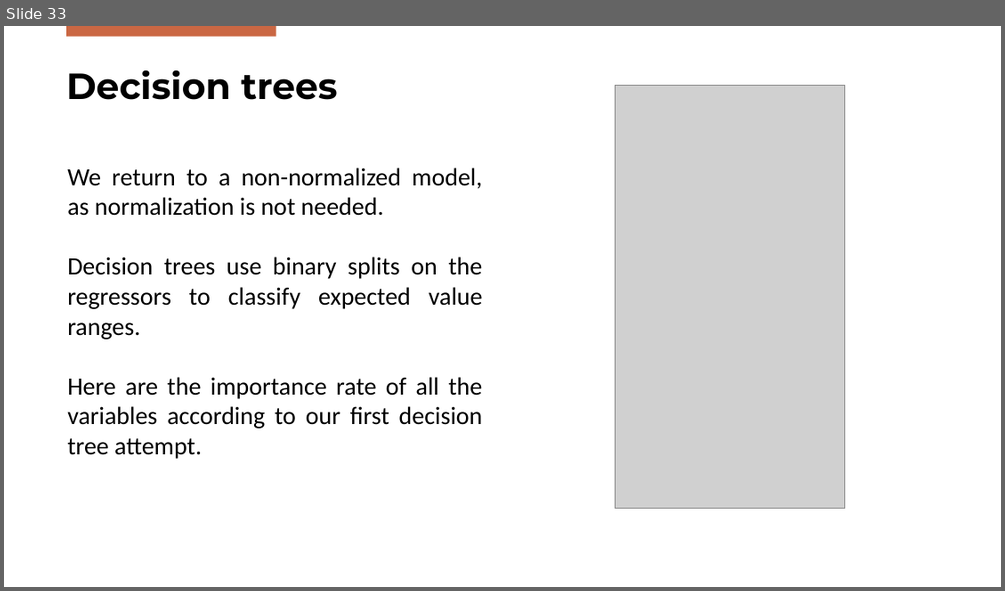
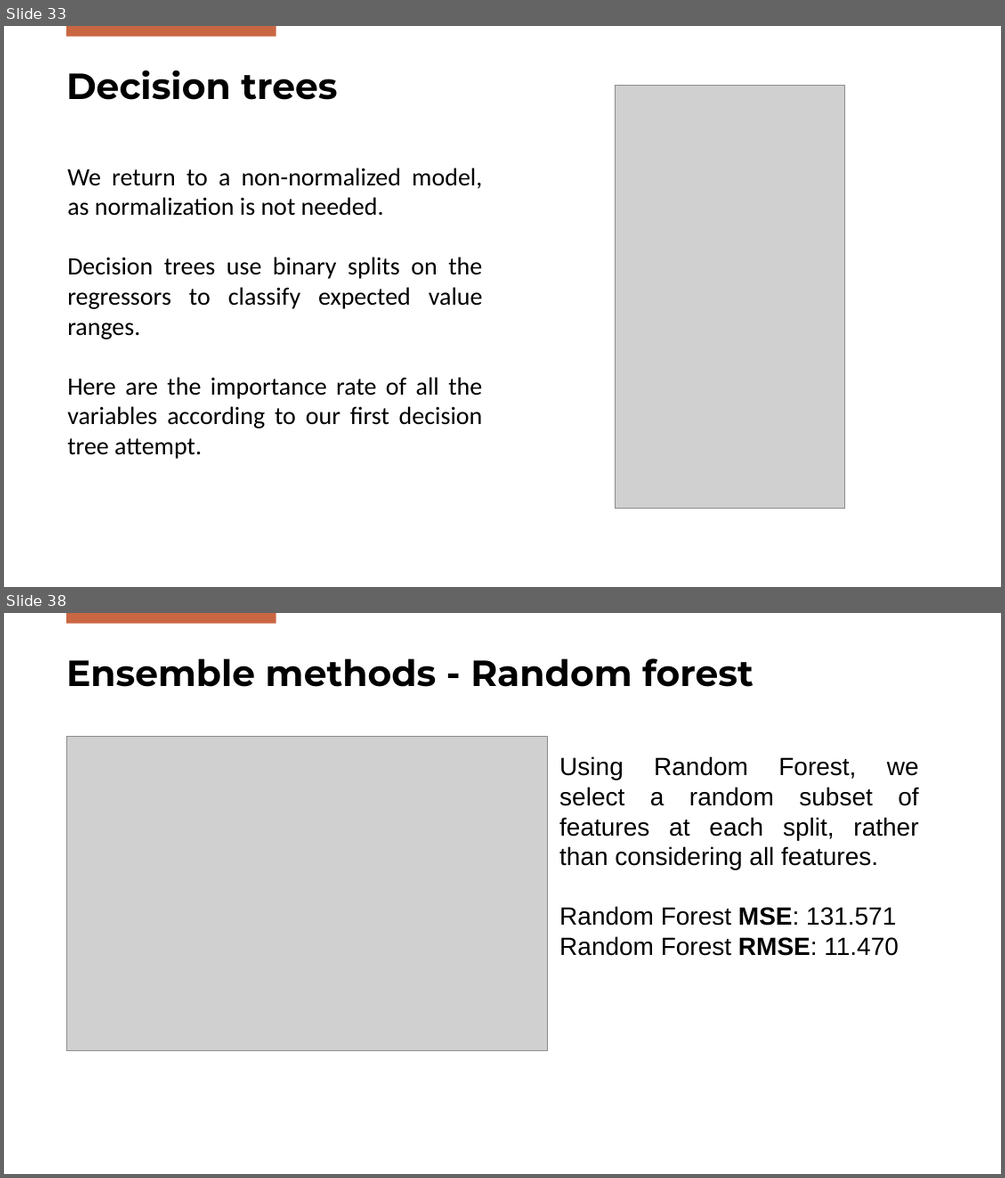
Before and after one commit to DanieleGotti/Food_Delivery_Time_Prediction, a slide deck: Presentazione_Gotti_Mazzoleni.pptx. Shown one above the other, each under a label of ours: slide 33 before the commit, slides 33 and 38 after it; the slides between them are not shown. The pictures are 1005x591 and 1005x1178 pixels, drawn with LibreOffice and Linux fonts; fonts in the diff are those of the drawing; grey boxes stand for pictures; background and template pictures are left out. Boxes give left, top, right and bottom in pixels: in the first picture for what was removed or moved away, otherwise in the second. Text is boxed around its words. In the diff, an @@ line names an element or a change of style, - is before the commit and + after.

```diff
--- a/Presentazione_Gotti_Mazzoleni.pptx
+++ b/Presentazione_Gotti_Mazzoleni.pptx
@@ slide 38 added at [4,613,1001,1174], background #FFFFFF; not listed: 1 template element that a slide beside it also shows @@
@@ title added at [66,658,753,687], 35 pt, text #000000, bold @@
+Ensemble methods - Random forest
@@ picture added at [66,737,547,1051] @@
@@ text added at [559,756,919,956], 24 pt, text #000000 @@
+Using Random Forest, we select a random subset of features at each split, rather than considering all features.
+Random Forest MSE: 131.571
+Random Forest RMSE: 11.470
```
Also in this commit, not shown: 5 slides changed, 5 other slides added, 1 other file.
